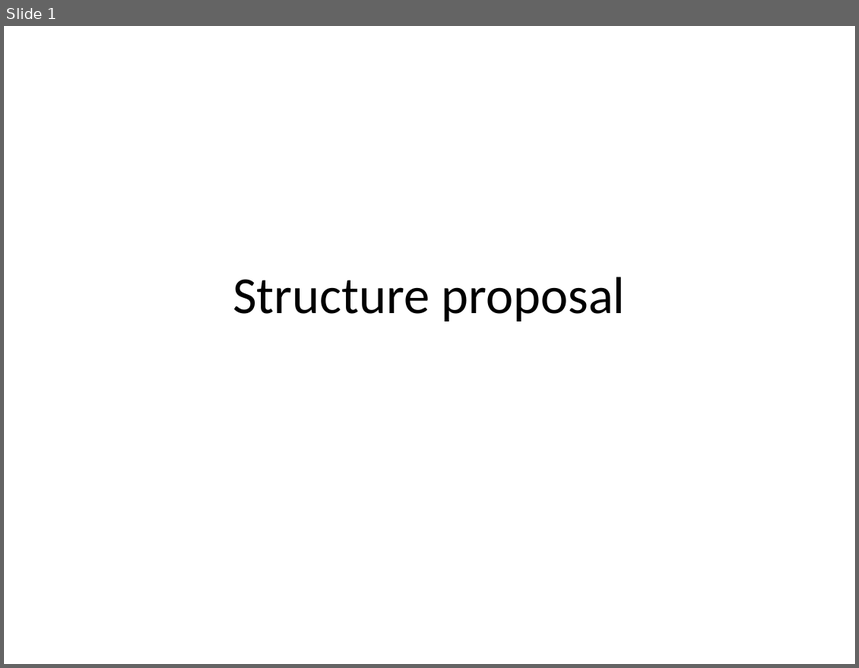
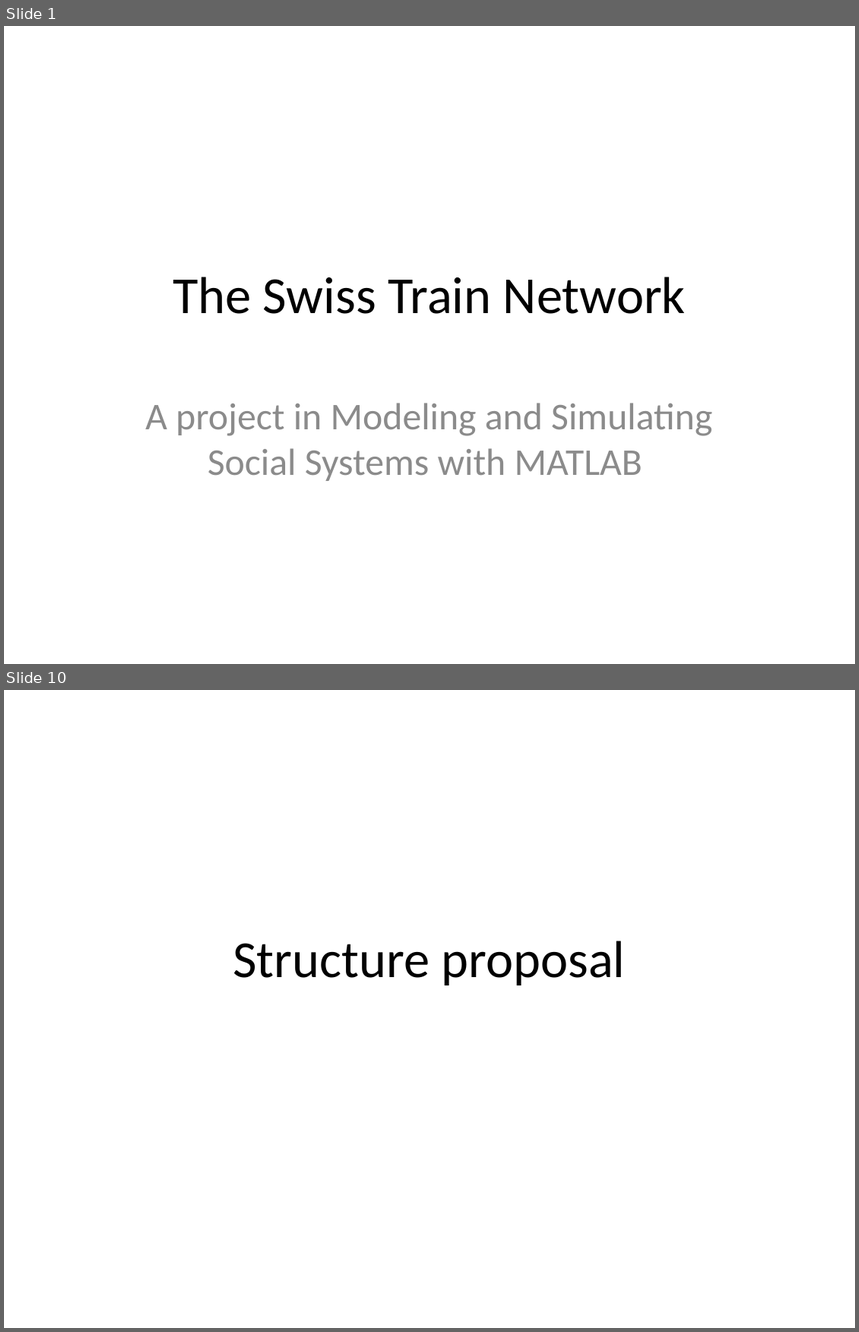
Before and after one commit to EleSwag/Elias-und-Mario, a slide deck: presentation/Test.pptx. Shown one above the other, each under a label of ours: slide 1 before the commit, slides 1 and 10 after it; the slides between them are not shown. The pictures are 859x668 and 859x1332 pixels, drawn with LibreOffice and Linux fonts; fonts in the diff are those of the drawing. Boxes give left, top, right and bottom in pixels: in the first picture for what was removed or moved away, otherwise in the second. Text is boxed around its words. In the diff, an @@ line names an element or a change of style, - is before the commit and + after.

```diff
--- a/presentation/Test.pptx
+++ b/presentation/Test.pptx
@@ slide 1 added at (4, 26, 855, 664), background #FFFFFF @@
@@ title added at (173, 277, 686, 314), 44 pt, text #000000 @@
+The Swiss Train Network
@@ subtitle added at (145, 403, 712, 481), 32 pt, text #8C8C8C @@
+A project in Modeling and Simulating Social Systems with MATLAB
@@ what was slide 1 is now slide 10 @@
```
Also in this commit, not shown: 1 slide changed, 8 other slides added, 1 other file.
